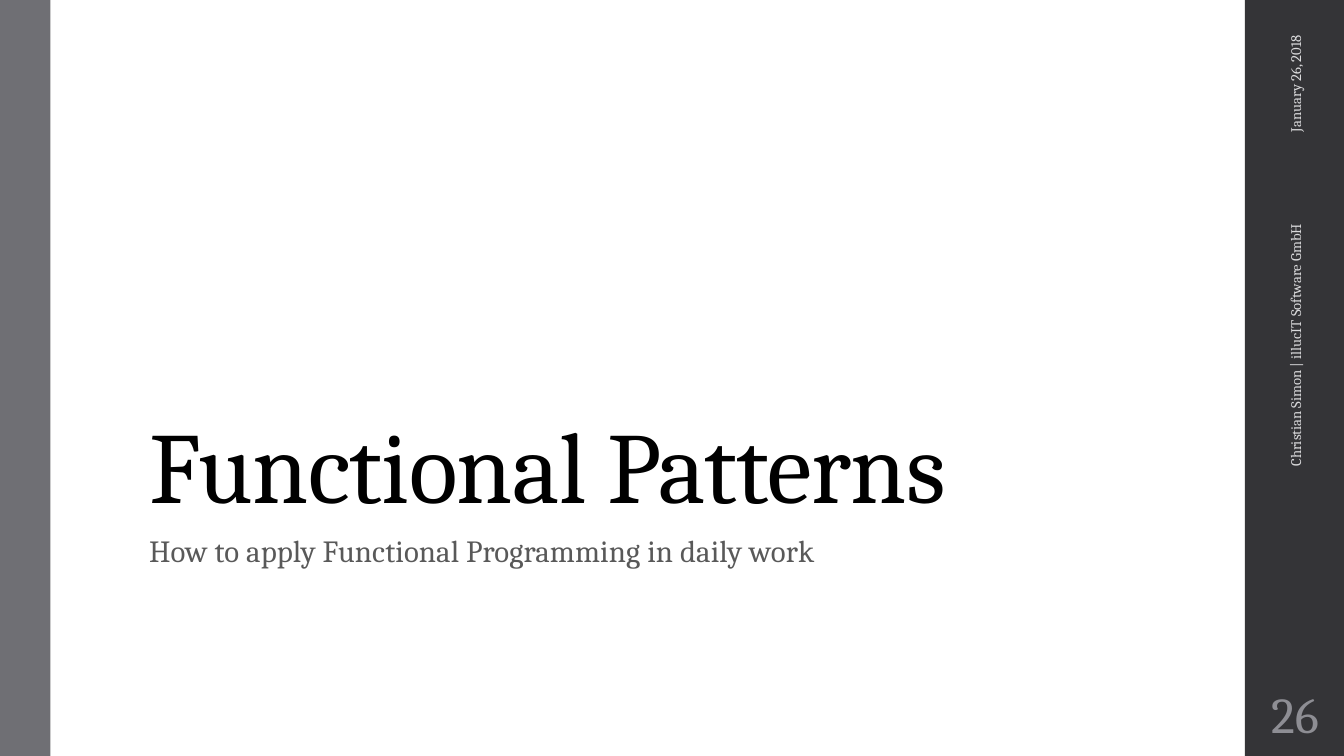
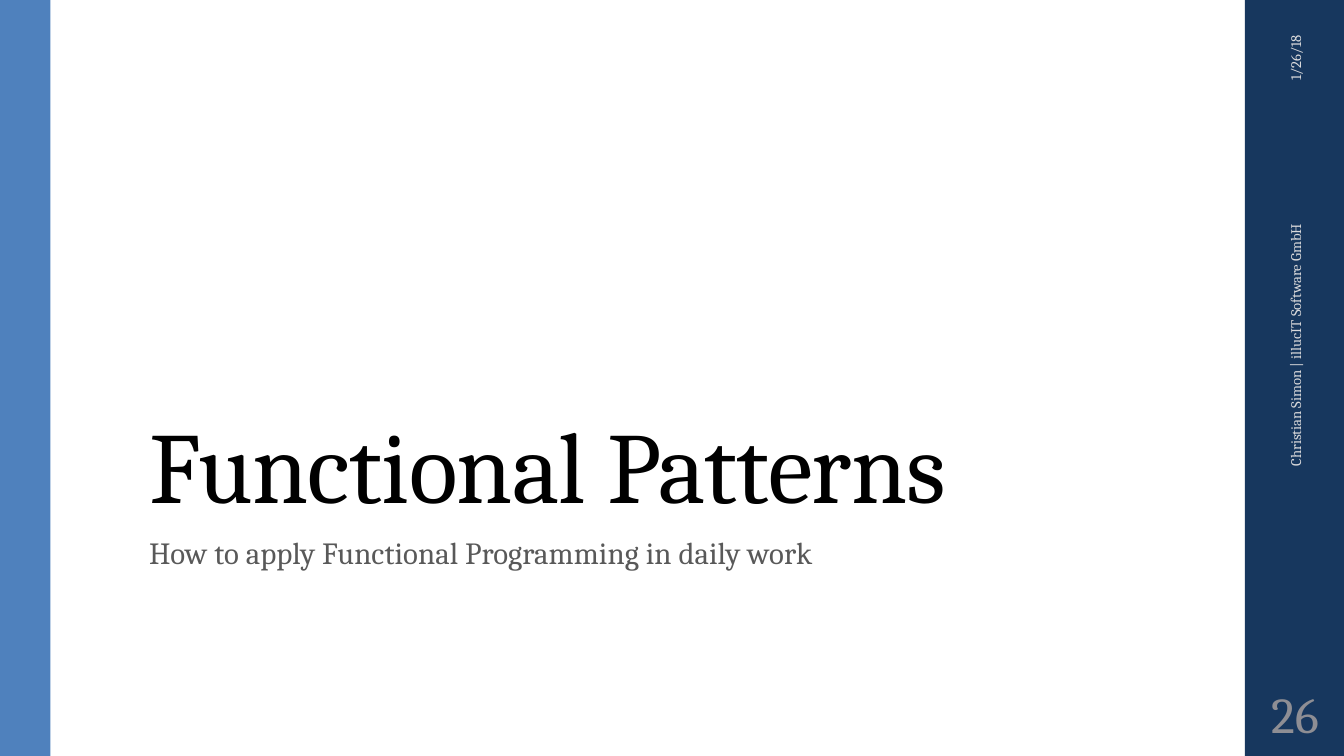
Before and after one commit to metaxmx/FunctionalProgrammingPrinciples, a slide deck: slide 26 of Functional Programming Principles in Scala.pptx. Drawn at 1344x756 pixels with LibreOffice and Linux fonts; fonts in the diff are those of the drawing; background and template pictures are left out. Boxes give left, top, right and bottom in pixels: in the first picture for what was removed or moved away, otherwise in the second. Text is boxed around its words. In the diff, an @@ line names an element or a change of style, - is before the commit and + after.

```diff
--- a/Functional Programming Principles in Scala.pptx
+++ b/Functional Programming Principles in Scala.pptx
@@ rectangle at [0, 0, 50, 756]: fill #6F6F74 to #4F81BD @@
@@ rectangle at [1245, 0, 1344, 756]: fill #353537 to #17375E @@
@@ text at [1286, 39, 1305, 80]: text changed @@
-January 26, 2018
+1/26/18
@@ text "How to apply Functional Programming ..." at [149, 542, 812, 571]: line spacing 0.95 to 1; less space between paragraphs @@
```
Also in this commit, not shown: 28 other slides changed, 5 other files.
